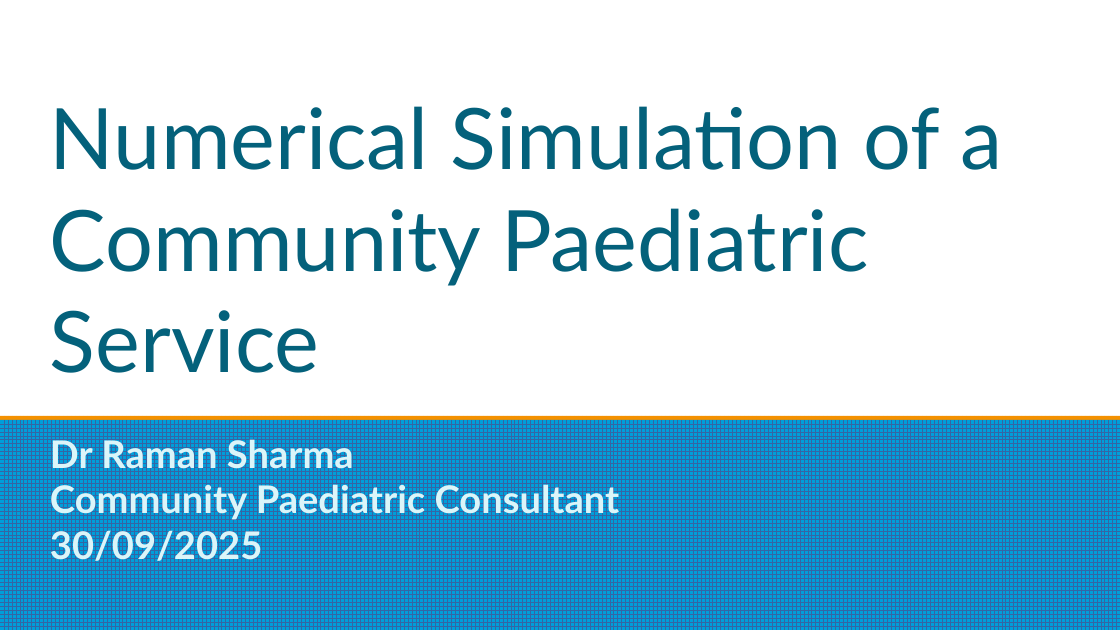
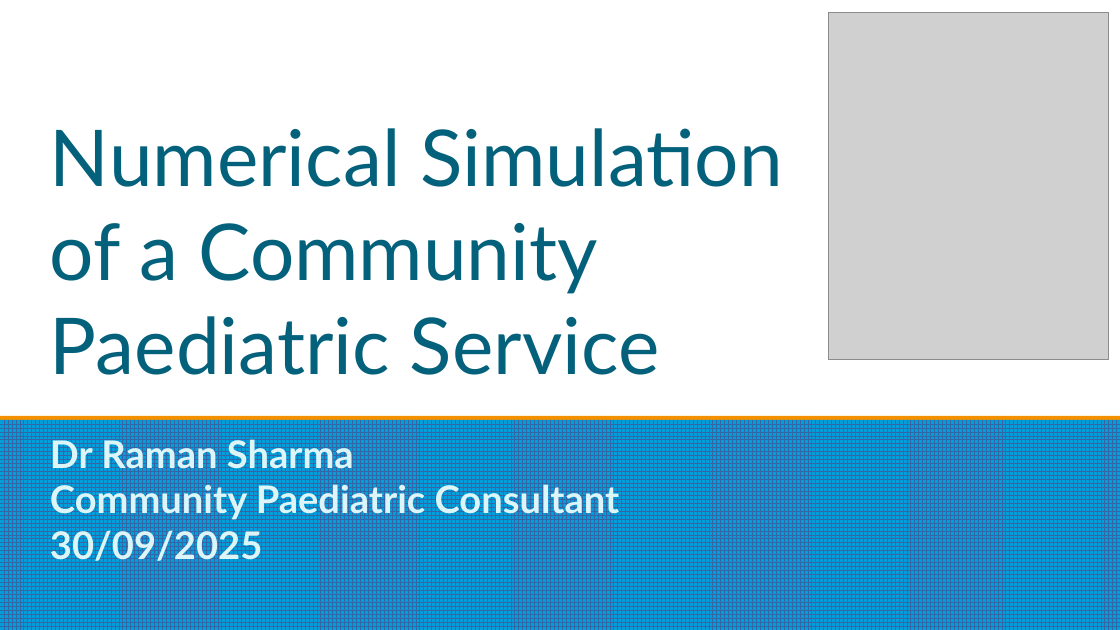
Before and after one commit to SpaceElmo/Community-Paeds-Service-modelling, a slide deck: slide 1 of Presentation.odp. Drawn at 1120x630 pixels with LibreOffice and Linux fonts; fonts in the diff are those of the drawing; grey boxes stand for pictures. Boxes give left, top, right and bottom in pixels: in the first picture for what was removed or moved away, otherwise in the second. Text is boxed around its words. In the diff, an @@ line names an element or a change of style, - is before the commit and + after.

```diff
--- a/Presentation.odp
+++ b/Presentation.odp
@@ picture added at <box>828,13,1109,361</box> @@
@@ title "Numerical Simulation of a Community ..." at <box>50,128,783,375</box>: size 60 to 55.5 pt @@
```
Also in this commit, not shown: 5 other slides changed, 2 slides added, 1 slide removed, 3 other files.
